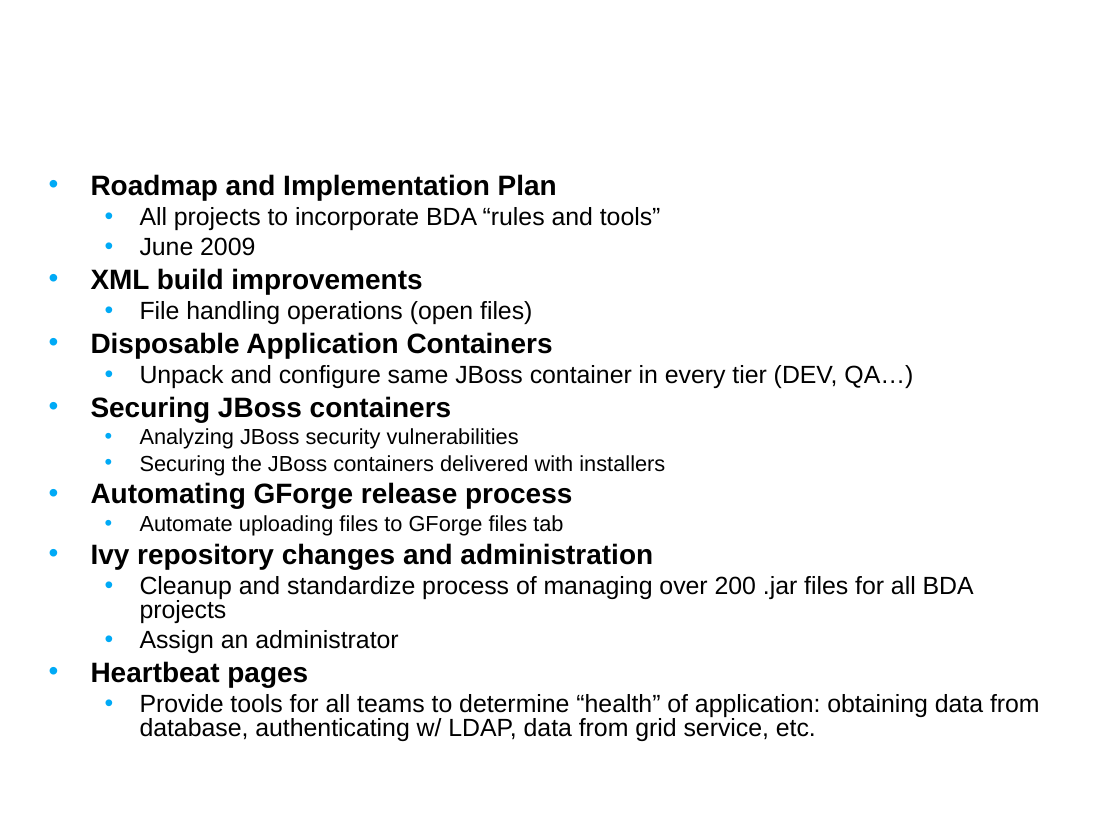
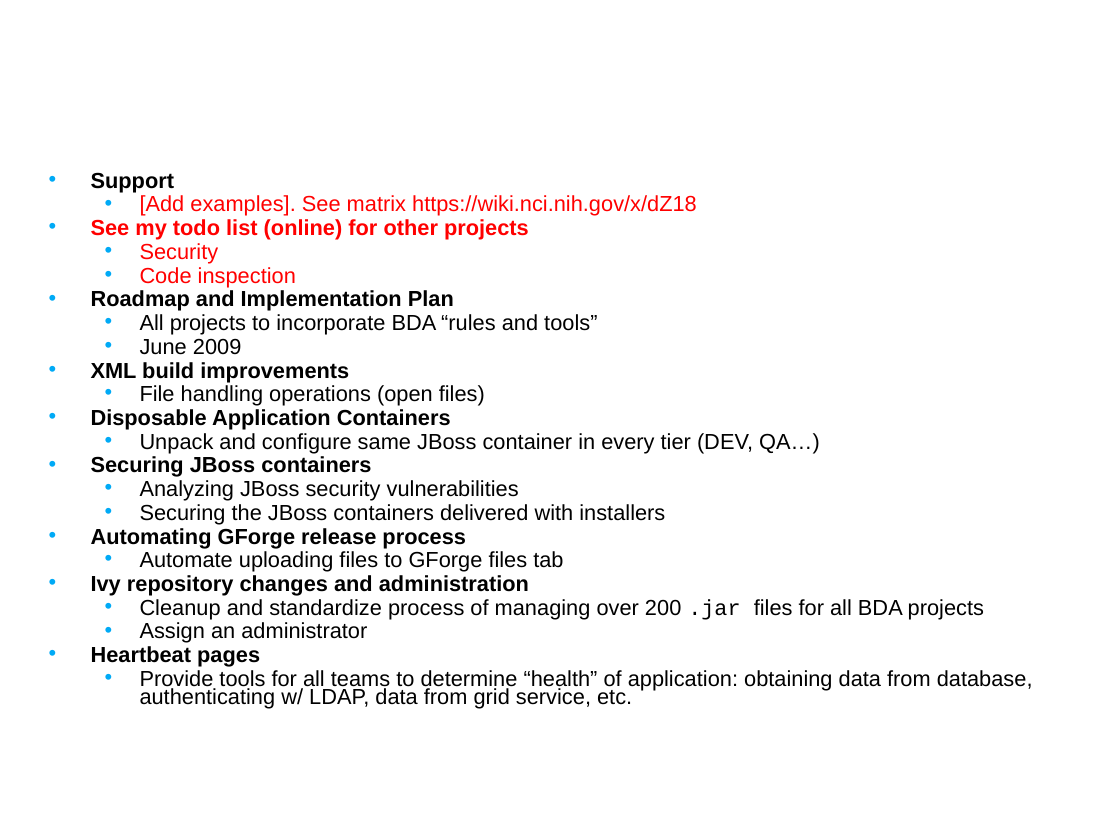
Before and after one commit to NCIP/automation, a slide deck: slide 3 of docs/presentations/bda-priorities-fy09q1.ppt. Drawn at 1120x840 pixels with LibreOffice and Linux fonts; fonts in the diff are those of the drawing; background and template pictures are left out. Boxes give left, top, right and bottom in pixels: in the first picture for what was removed or moved away, otherwise in the second. Text is boxed around its words. In the diff, an @@ line names an element or a change of style, - is before the commit and + after.

```diff
--- a/docs/presentations/bda-priorities-fy09q1.ppt
+++ b/docs/presentations/bda-priorities-fy09q1.ppt
@@ text at bbox=[91, 172, 697, 287]: paragraphs added @@
+• Support
+  • [Add examples]. See matrix https://wiki.nci.nih.gov/x/dZ18
+• See my todo list (online) for other projects
+  • Security
+  • Code inspection
@@ text at bbox=[91, 290, 1033, 709]: size 18 to 14 pt in "Roadmap and Implementation Plan", "XML build improvements", "Disposable Application Containers", "Securing JBoss containers" and 3 more places; size 16 to 14 pt in "All projects to incorporate BDA “rules and ...", "June 2009", "File handling operations (open files)", "Unpack and configure same JBoss container in ..." and 3 more places; font Arial to Courier New in ".jar"; line spacing 0.8 to 0.7; less space between paragraphs @@
```
Also in this commit, not shown: 2 other slides changed.
